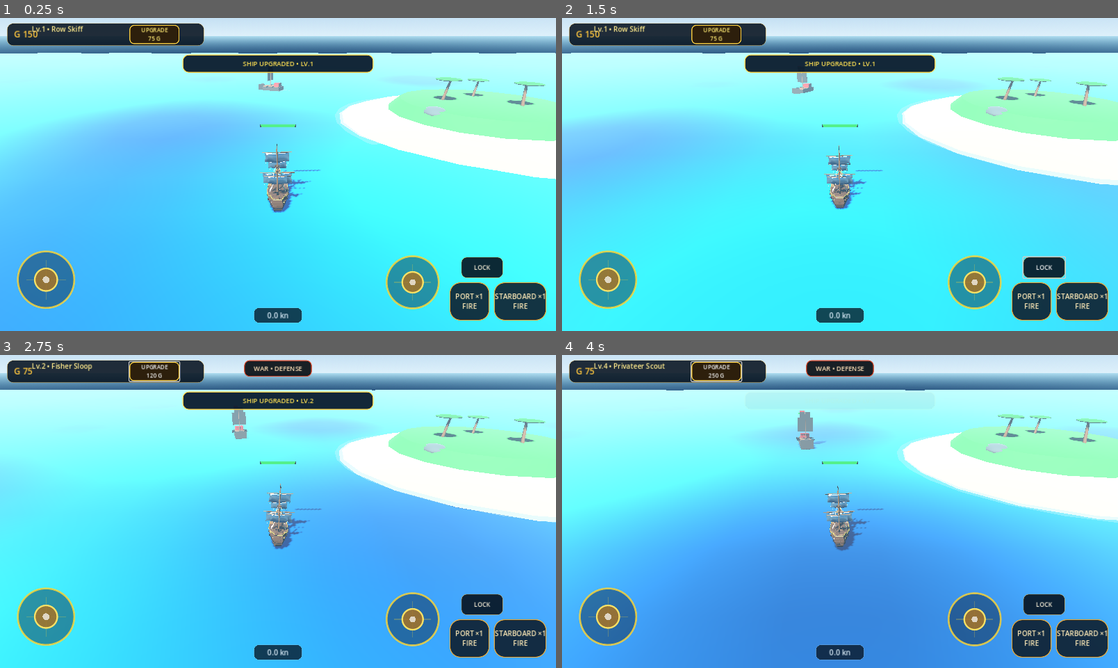
Above: before the commit, frames 1-4 (two rows, left to right).
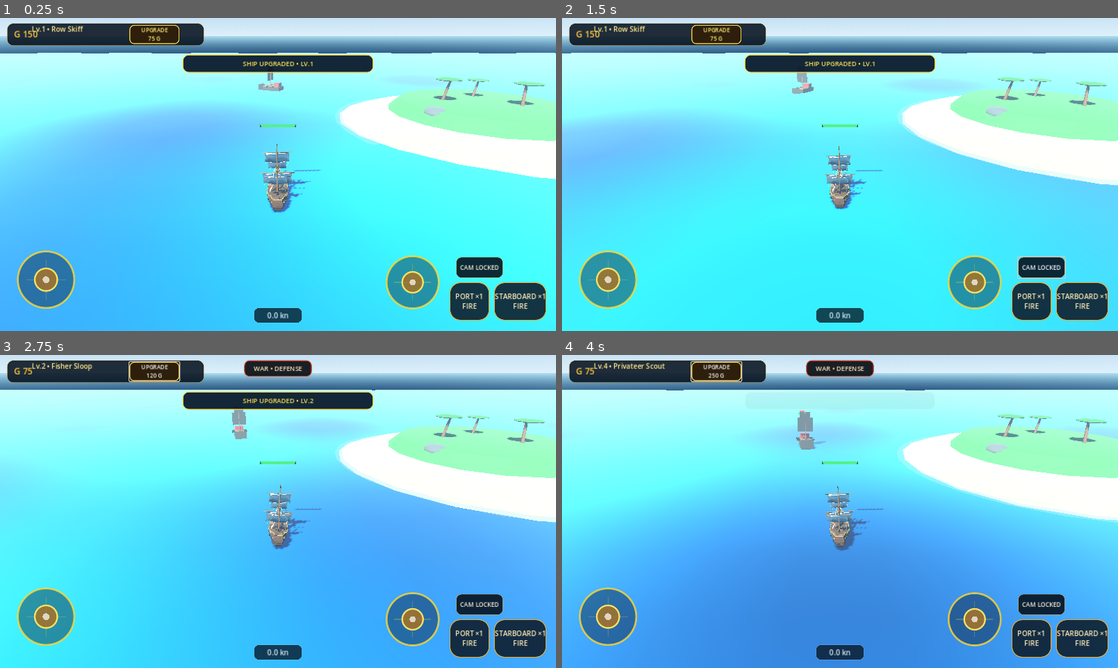
Above: after the commit, the same moments.

Repository: za99405com-ui/Pirate-Seasonline
Game: Godot game, scene res://scenes/world/world.tscn
Same seed, same stepped clock (60 frames per second), same inputs: the game is played once before the commit and once after it.
Inputs:
- Up to frame 1 (0.25 s): no input
- Up to frame 2 (1.5 s): click "LOCK" (after the commit: "CAM LOCKED") at 0.5 s; click "LOCK" (after the commit: "FREE CAM") at 1.25 s
- Up to frame 3 (2.75 s): click "UPGRADE 75 G" at 2 s
- Up to frame 4 (4 s): click "UPGRADE 120 G" at 2.75 s; click "UPGRADE 180 G" at 3.5 s

The runs differ from the first frame. In frame 1, 0.2% of the frame differs, in the area x 82-90%, y 76-84%; in frame 2, 0.2%, in the area x 81-90%, y 76-84%; in frame 3, 0.2%; in frame 4, 0.2%.

Commit message:
ui: make lock button control ship camera

Diff:
--- a/godot_game/scripts/ui/hud.gd
+++ b/godot_game/scripts/ui/hud.gd
@@ -93,13 +93,13 @@
 	if not controls_root:
 		return
 
-	target_button = _make_combat_button("LOCK", Vector2(96.0, 48.0))
-	target_button.name = "TargetLockButton"
+	target_button = _make_combat_button("CAM LOCK", Vector2(108.0, 48.0))
+	target_button.name = "CameraLockButton"
 	target_button.anchor_left = 1.0
 	target_button.anchor_top = 1.0
 	target_button.anchor_right = 1.0
 	target_button.anchor_bottom = 1.0
-	target_button.offset_left = -218.0
+	target_button.offset_left = -230.0
 	target_button.offset_top = -170.0
 	target_button.offset_right = -122.0
 	target_button.offset_bottom = -122.0
@@ -243,9 +243,9 @@
 		elif mode == "DEFENSE":
 			war_mode_label.text = "WAR • DEFENSE"
 
-	if target_button and world_controller.has_method("get_combat_target"):
-		var target: Variant = world_controller.call("get_combat_target")
-		target_button.text = "UNLOCK" if target is Node3D and is_instance_valid(target) else "LOCK"
+	if target_button and world_controller.has_method("is_ship_camera_locked"):
+		var locked: bool = bool(world_controller.call("is_ship_camera_locked"))
+		target_button.text = "CAM LOCKED" if locked else "FREE CAM"
 
 func _update_upgrade_button() -> void:
 	if not upgrade_btn:
@@ -306,8 +306,8 @@
 		player_ship.fire_right()
 
 func _on_target_pressed() -> void:
-	if world_controller and world_controller.has_method("toggle_combat_target"):
-		world_controller.call("toggle_combat_target")
+	if world_controller and world_controller.has_method("toggle_ship_camera_lock"):
+		world_controller.call("toggle_ship_camera_lock")
 
 func _on_aim_joystick_moved(vec: Vector2) -> void:
 	if not player_ship or not is_instance_valid(player_ship):
